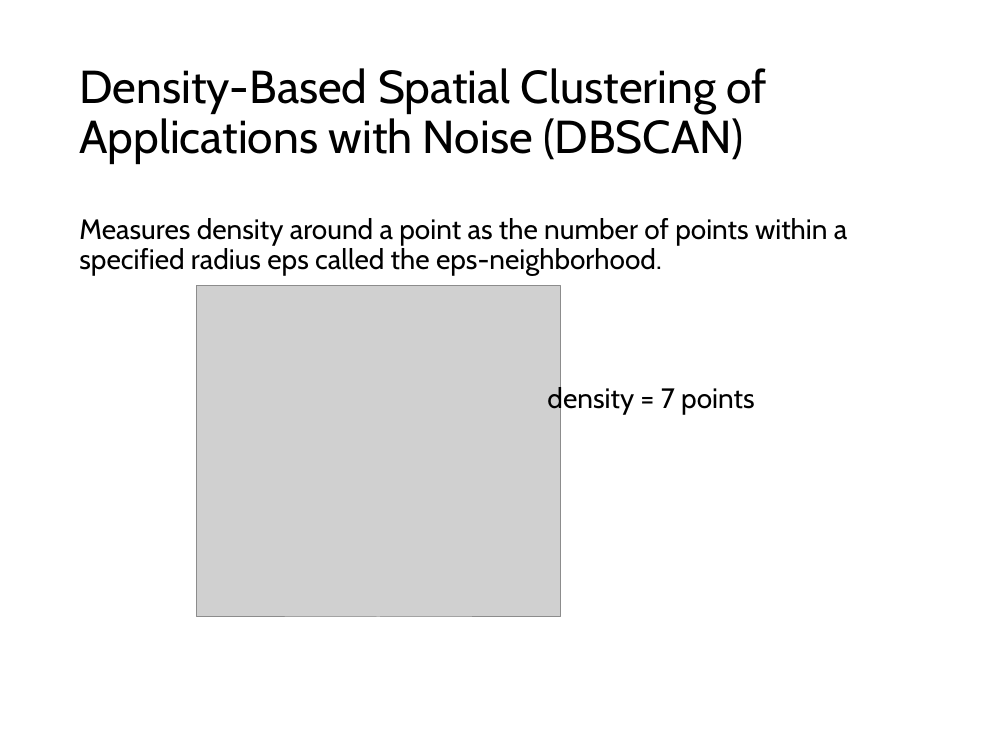
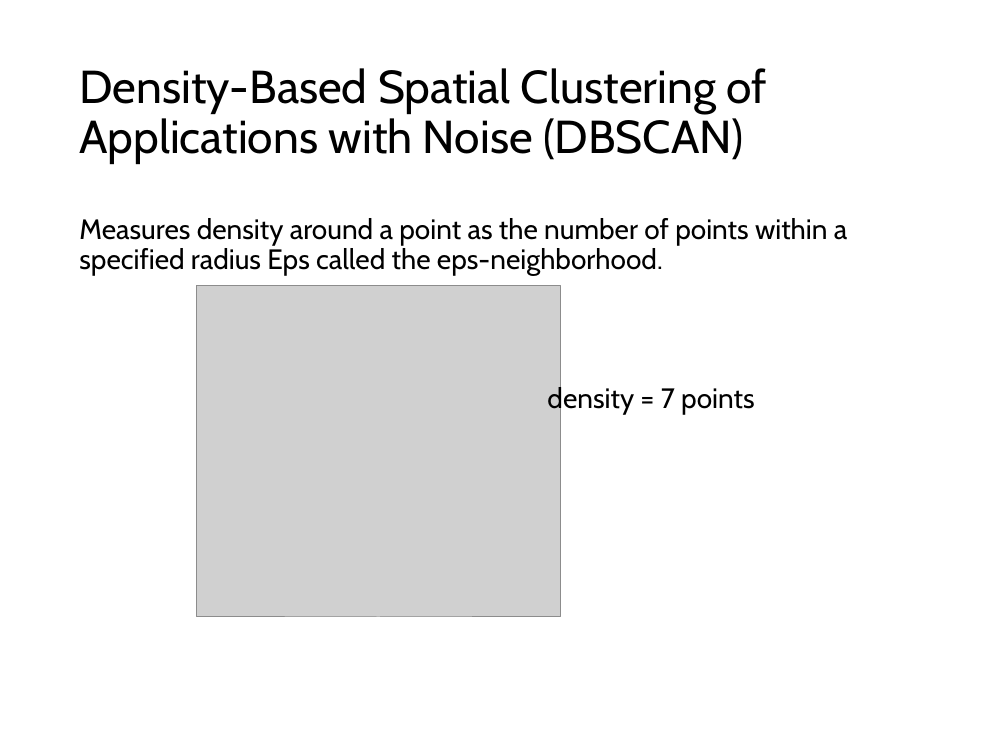
Before and after one commit to mhahsler/Introduction_to_Data_Mining_R_Examples, a slide deck: slide 60 of slides/chap7_basic_cluster_analysis.pptx. Drawn at 1008x756 pixels with LibreOffice and Linux fonts; fonts in the diff are those of the drawing; grey boxes stand for pictures. Boxes give left, top, right and bottom in pixels: in the first picture for what was removed or moved away, otherwise in the second. Text is boxed around its words. In the diff, an @@ line names an element or a change of style, - is before the commit and + after.

```diff
--- a/slides/chap7_basic_cluster_analysis.pptx
+++ b/slides/chap7_basic_cluster_analysis.pptx
@@ text at [79, 218, 847, 275]: text changed @@
-Measures density around a point as the number of points within a specified radius eps called the eps-neighborhood.
+Measures density around a point as the number of points within a specified radius Eps called the eps-neighborhood.
```
Also in this commit, not shown: 10 other slides changed, 2 slides added, 1 other file.
